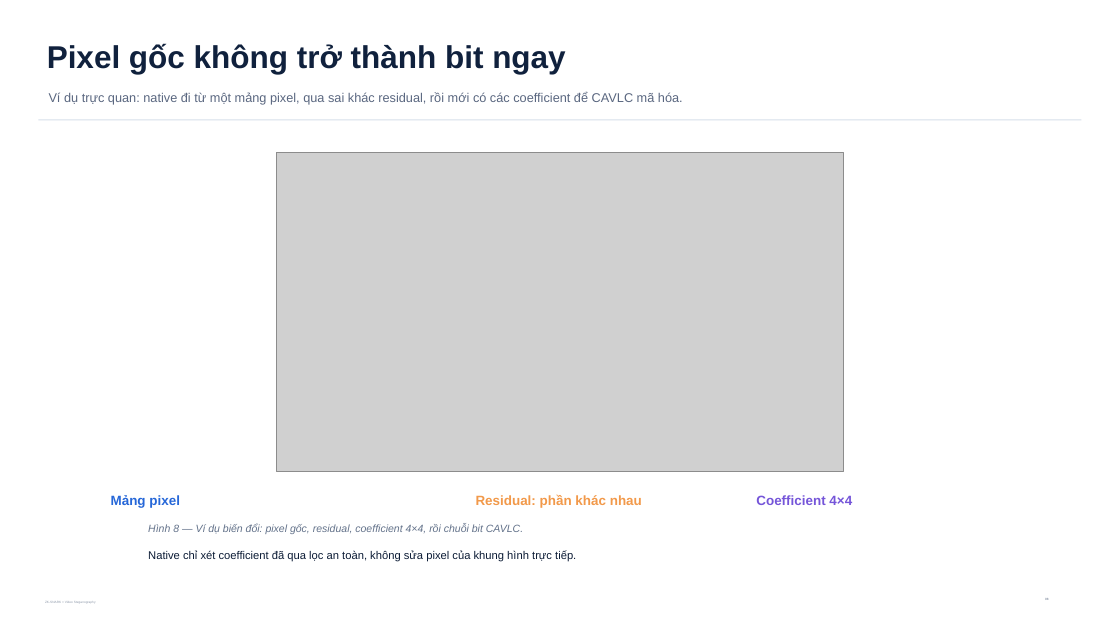
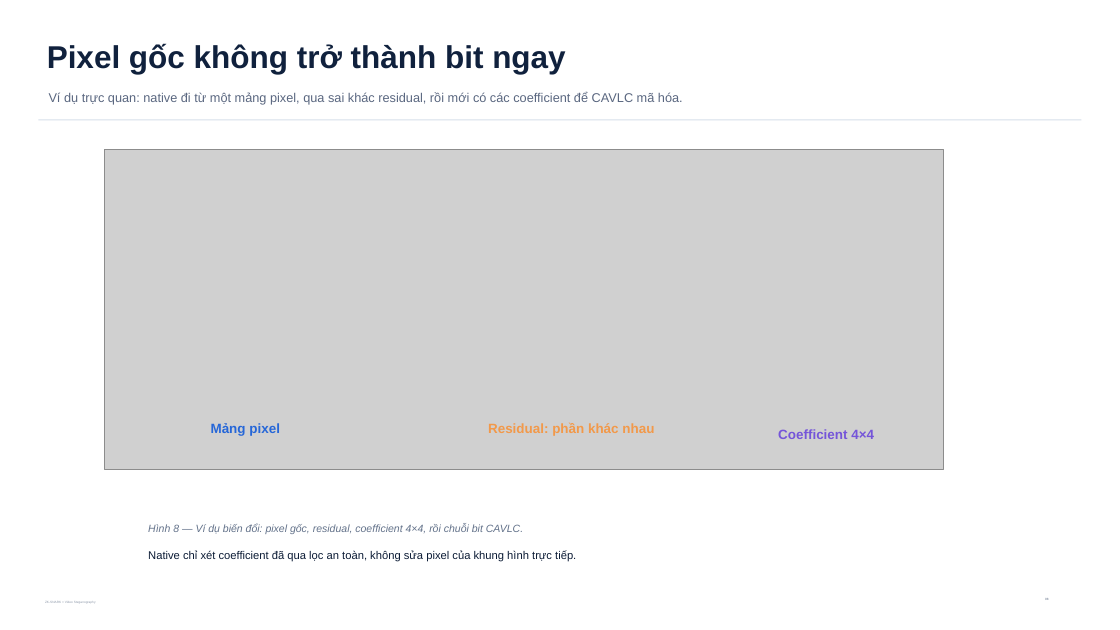
Before and after one commit to Saudadeeee/zk-snark-X-Steganography, a slide deck: slide 8 of VideoLevel/output/presentations/zkstego_computerphile_style_explainer_v24.pptx. Drawn at 1120x630 pixels with LibreOffice and Linux fonts; fonts in the diff are those of the drawing; grey boxes stand for pictures. Boxes give left, top, right and bottom in pixels: in the first picture for what was removed or moved away, otherwise in the second. Text is boxed around its words. In the diff, an @@ line names an element or a change of style, - is before the commit and + after.

```diff
--- a/VideoLevel/output/presentations/zkstego_computerphile_style_explainer_v24.pptx
+++ b/VideoLevel/output/presentations/zkstego_computerphile_style_explainer_v24.pptx
@@ picture: place and size @@
-picture at box(276, 152, 844, 471)
+picture at box(104, 150, 944, 469)
@@ text "Mảng pixel": place and size @@
-text "Mảng pixel" at box(111, 495, 180, 508)
+text "Mảng pixel" at box(211, 423, 280, 436)
@@ text "Residual: phần khác nhau": place and size @@
-text "Residual: phần khác nhau" at box(476, 495, 642, 508)
+text "Residual: phần khác nhau" at box(488, 423, 654, 436)
@@ text "Coefficient 4×4": place and size @@
-text "Coefficient 4×4" at box(756, 495, 852, 505)
+text "Coefficient 4×4" at box(778, 429, 874, 439)
```
Also in this commit, not shown: 12 other slides changed, 18 other files.
